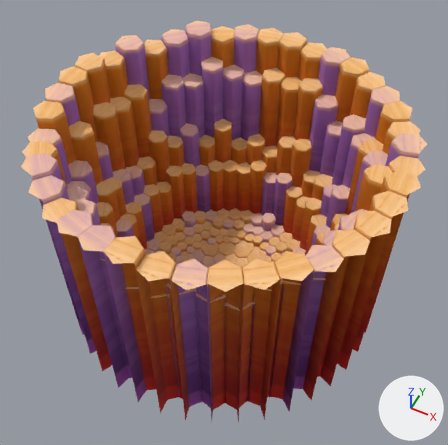
One commit to the glTF model dcl/assets/models/world.gltf: the scene before it, then after it.
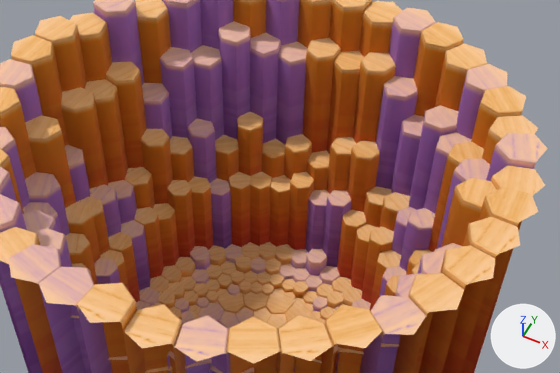
Each version appears first whole from a 50 mm camera at (413.0, -58.0, 483.0) aimed at (258.0, 252.0, 95.0), and next in a close-up on the part from 11% to 97% of the width and 9% to 67% of the height. Every picture has the same lights, and +X, +Y and +Z are marked at lower right. The last two pictures show the newer version. Objects named as collision shapes, trigger or cutter boxes, shadow casters or lower levels of detail are left out. Where no turn or scale is listed for an object, it has been applied to the vertices.

The scene before the commit, as lines of its bpy script (objects in view):
```python
me_cylinder_10013 = bpy.data.meshes.new('Cylinder.10013')
me_cylinder_10013.from_pydata(...)  # 19 vertices, 25 faces; spans x 106.0..128.0, y -72.0..-48.0, z -1.0..191.0
me_cylinder_10013.materials.append(mat_rocks_orange)  # picture img_rocks_orange
me_cylinder_9975 = bpy.data.meshes.new('Cylinder.9975')
me_cylinder_9975.from_pydata(...)  # 19 vertices, 25 faces; spans x 101.0..123.0, y -38.0..-17.0, z 0.0..172.0
me_cylinder_9975.materials.append(mat_rocks_purple)  # picture img_rocks_purple
me_cylinder_9983 = bpy.data.meshes.new('Cylinder.9983')
me_cylinder_9983.from_pydata(...)  # 19 vertices, 25 faces; spans x 49.8..71.7, y 88.5..108.4, z 0.0..142.8
me_cylinder_9983.materials.append(mat_rocks_purple)  # picture img_rocks_purple
ob_ring_026 = bpy.data.objects.new('ring.026', me_cylinder_9975)
ob_ring_026.location = (256.0, 256.0, 0.0)
ob_ring_034 = bpy.data.objects.new('ring.034', me_cylinder_9983)
ob_ring_034.location = (256.0, 256.0, 0.0)
ob_ring_064 = bpy.data.objects.new('ring.064', me_cylinder_10013)
ob_ring_064.location = (256.0, 256.0, 0.0)
# also in view: 'ring.042' at (181.0, 344.0, 78.0); 'ring.164' at (168.0, 263.0, 36.0); 'ring.156' at (235.0, 341.0, 37.0); 'ring.031' at (354.0, 317.0, 83.0); 'ring.044' at (158.0, 317.0, 69.0)
```
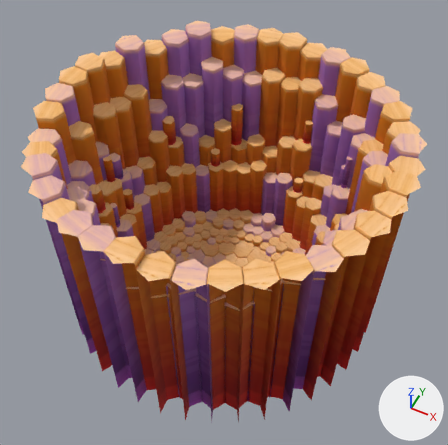
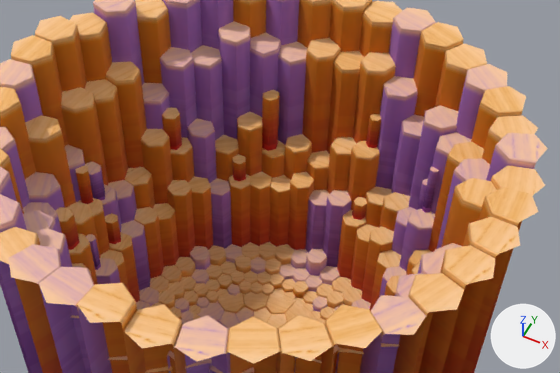
What changed in the scene script:
```text
Add ob_ring_372:
    ob_ring_372 = bpy.data.objects.new('ring.372', me_cylinder_021)  # 23 vertices, 31 faces; spans x -32.4..-22.6, y 40.1..49.0, z 0.0..15.3; in mat_rocks_orange (picture img_rocks_orange)
    ob_ring_372.location = (235.6, 289.3, 74.3)
Add ob_ring_367:
    ob_ring_367 = bpy.data.objects.new('ring.367', me_cylinder_016)  # 23 vertices, 31 faces; spans x -35.6..-29.3, y -16.9..-10.3, z 0.0..24.6; in mat_rocks_purple (picture img_rocks_purple)
    ob_ring_367.location = (202.6, 233.9, 79.9)
Add ob_ring_366:
    ob_ring_366 = bpy.data.objects.new('ring.366', me_cylinder_015)  # 23 vertices, 31 faces; spans x -53.2..-43.9, y -8.1..0.1, z 0.0..18.5; in mat_rocks_orange (picture img_rocks_orange)
    ob_ring_366.location = (213.2, 252.6, 73.8)
Add ob_ring_365:
    ob_ring_365 = bpy.data.objects.new('ring.365', me_cylinder_014)  # 23 vertices, 31 faces; spans x 14.34..23.39, y 40.73..49.37, z 0.0..12.33; in mat_rocks_orange (picture img_rocks_orange)
    ob_ring_365.location = (272.4, 295.6, 69.2)
Add ob_ring_384:
    ob_ring_384 = bpy.data.objects.new('ring.384', me_cylinder_033)  # 19 vertices, 25 faces; spans x -58.6..-47.4, y 32.5..44.7, z 0.0..24.9; in mat_rocks_orange (picture img_rocks_orange)
    ob_ring_384.location = (224.3, 275.4, 103.4)
Add ob_ring_383:
    ob_ring_383 = bpy.data.objects.new('ring.383', me_cylinder_032)  # 19 vertices, 25 faces; spans x -24.9..-13.7, y 53.0..64.1, z 0.0..41.2; in mat_rocks_orange (picture img_rocks_orange)
    ob_ring_383.location = (240.1, 294.0, 91.8)
Add ob_ring_382:
    ob_ring_382 = bpy.data.objects.new('ring.382', me_cylinder_031)  # 19 vertices, 25 faces; spans x 9.3..16.9, y 36.0..43.5, z 0.0..21.5; in mat_rocks_orange (picture img_rocks_orange)
    ob_ring_382.location = (276.0, 317.5, 115.1)
Add ob_ring_381:
    ob_ring_381 = bpy.data.objects.new('ring.381', me_cylinder_030)  # 19 vertices, 25 faces; spans x 21.1..27.3, y 21.1..27.3, z 0.0..32.6; in mat_rocks_purple (picture img_rocks_purple)
    ob_ring_381.location = (309.4, 301.4, 96.1)
Add ob_ring_380:
    ob_ring_380 = bpy.data.objects.new('ring.380', me_cylinder_029)  # 19 vertices, 25 faces; spans x 21.0..26.0, y 14.4..19.9, z 0.0..31.9; in mat_rocks_purple (picture img_rocks_purple)
    ob_ring_380.location = (313.2, 305.1, 110.9)
Add ob_ring_375:
    ob_ring_375 = bpy.data.objects.new('ring.375', me_cylinder_024)  # 19 vertices, 25 faces; spans x -68.7..-56.8, y -38.8..-25.6, z 0.0..22.7; in mat_rocks_orange (picture img_rocks_orange)
    ob_ring_375.location = (226.3, 240.9, 108.3)
Add ob_ring_374:
    ob_ring_374 = bpy.data.objects.new('ring.374', me_cylinder_023)  # 19 vertices, 25 faces; spans x -46.3..-38.3, y -10.6..-3.2, z 0.0..27.4; in mat_rocks_orange (picture img_rocks_orange)
    ob_ring_374.location = (195.3, 251.1, 103.7)
Add ob_ring_373:
    ob_ring_373 = bpy.data.objects.new('ring.373', me_cylinder_022)  # 19 vertices, 25 faces; spans x -68.7..-56.8, y -5.3..5.3, z 0.0..22.6; in mat_rocks_purple (picture img_rocks_purple)
    ob_ring_373.location = (216.1, 252.8, 102.6)
```

Pixel boxes [x1, y1, x2, y2] of what changed, in the close-ups (560 x 373 px):
'ring.383', added (brown)
    after: [262, 90, 280, 151]
'ring.384', added (brown)
    after: [162, 108, 182, 150]
'ring.375', added (brown)
    after: [56, 207, 80, 250]
'ring.373', added (purple)
    after: [85, 161, 105, 200]
'ring.374', added (brown)
    after: [75, 166, 94, 204]
'ring.380', added
    after: [422, 167, 439, 213]
'ring.382', added
    after: [366, 114, 381, 148]
'ring.366', added
    after: [105, 213, 121, 244]
'ring.372', added
    after: [232, 154, 246, 181]
'ring.365', added
    after: [352, 197, 367, 220]
'ring.367', added
    after: [86, 234, 101, 270]
'ring.381', added
    after: [417, 178, 428, 210]
